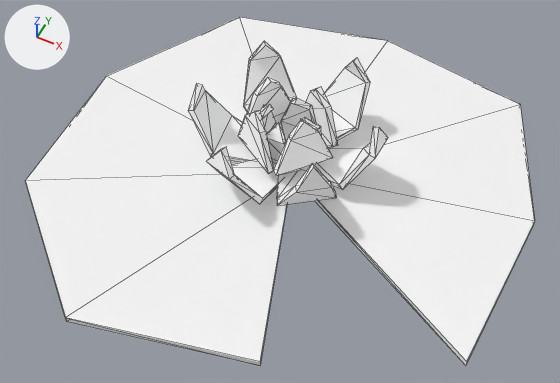
What one commit did to the glTF model assets/nature_lowpoly/Lilypad.glb.
Camera for both pictures: a camera (50 mm lens) standing at (0.585, -1.192, 1.386) and looking at (0.032, -0.085, 0.003). The lights are fixed; the arrows at upper left show +X, +Y and +Z. The older version comes first. Mesh edges are drawn as thin lines.

The first picture shows 'Lilypad'.
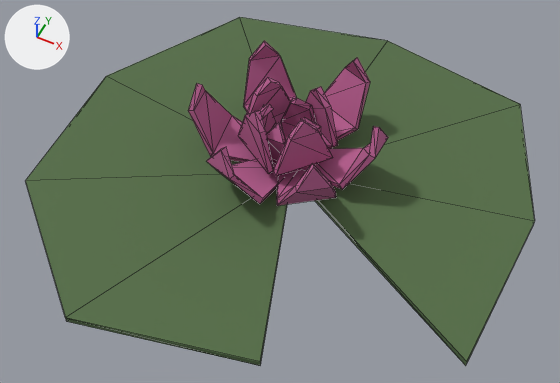
Location of each change, [x1, y1, x2, y2] in pixels of the pictures (560 x 383 px):
'Lilypad', recoloured, surface changed (white to dark green): [26, 17, 535, 366] in both

Edits to the bpy script that builds the scene:
```text
Change mat_green:
    mat_green.metallic: 1.0 -> 0.0
    mat_green.base_color: (1.0, 1.0, 1.0) -> (0.0874, 0.152, 0.0599)  # white #ffffff -> dark green #536d45
Change mat_pink:
    mat_pink.metallic: 1.0 -> 0.0
    mat_pink.base_color: (1.0, 1.0, 1.0) -> (0.467, 0.113, 0.277)  # white #ffffff -> pink #b65e90
```
